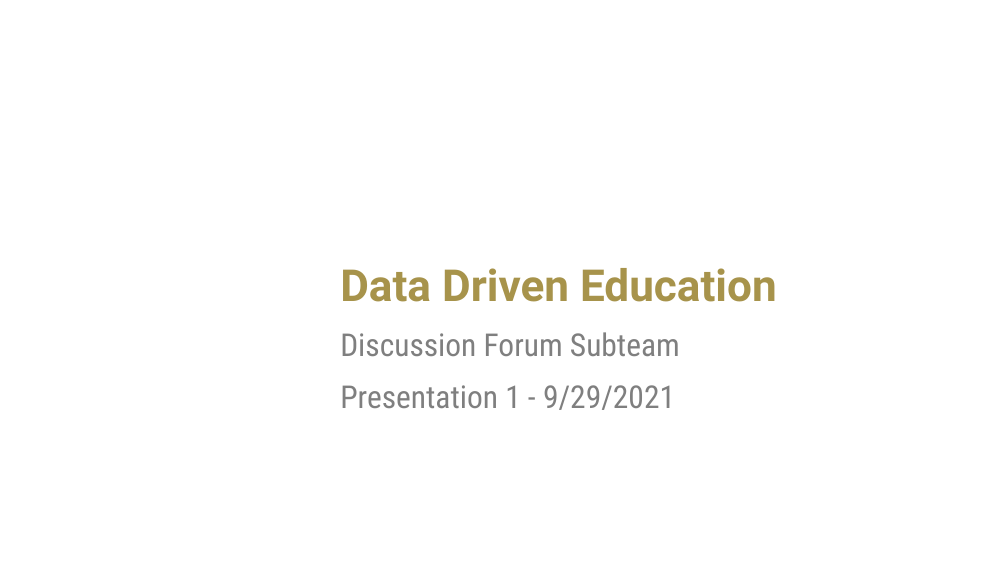
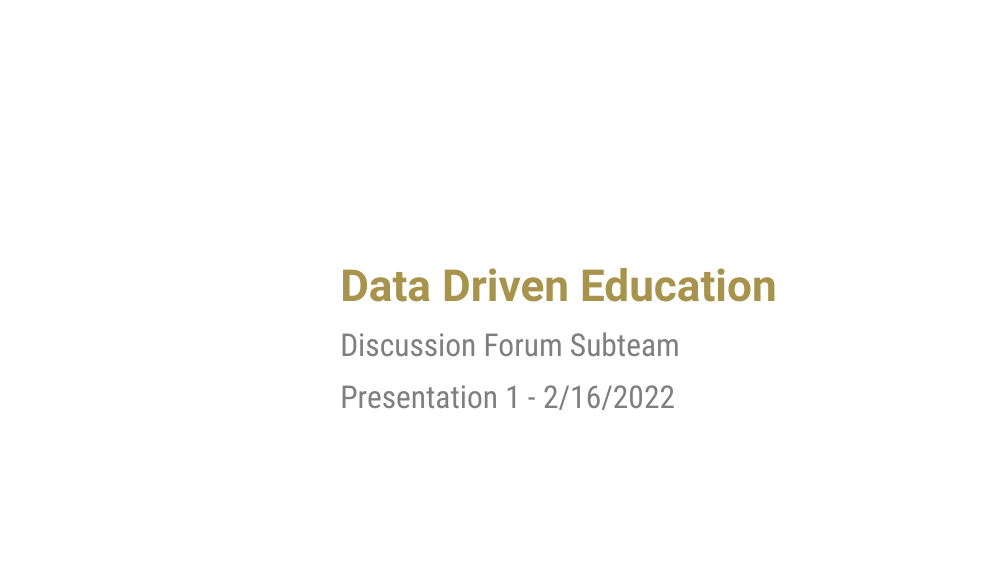
Before and after one commit to saloni-agshiker/DataDrivenEducationLab, a slide deck: slide 1 of spring-2022/presentations/VIP Presentation 1.pptx. Drawn at 1008x567 pixels with LibreOffice and Linux fonts; fonts in the diff are those of the drawing; background and template pictures are left out. Boxes give left, top, right and bottom in pixels: in the first picture for what was removed or moved away, otherwise in the second. Text is boxed around its words. In the diff, an @@ line names an element or a change of style, - is before the commit and + after.

```diff
--- a/spring-2022/presentations/VIP Presentation 1.pptx
+++ b/spring-2022/presentations/VIP Presentation 1.pptx
@@ subtitle at (340,385,675,410): text changed @@
-Presentation 1 - 9/29/2021
+Presentation 1 - 2/16/2022
```
Also in this commit, not shown: 7 other slides changed, 12 slides added, 13 slides removed, 11 other files.
